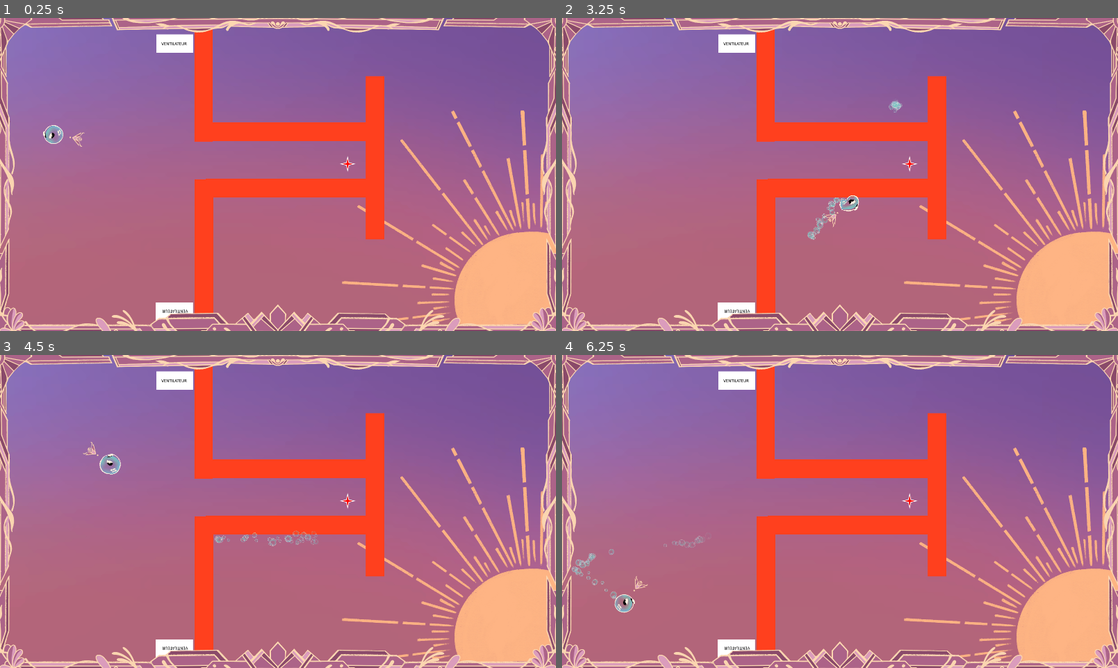
Above: before the commit, frames 1-4 (two rows, left to right).
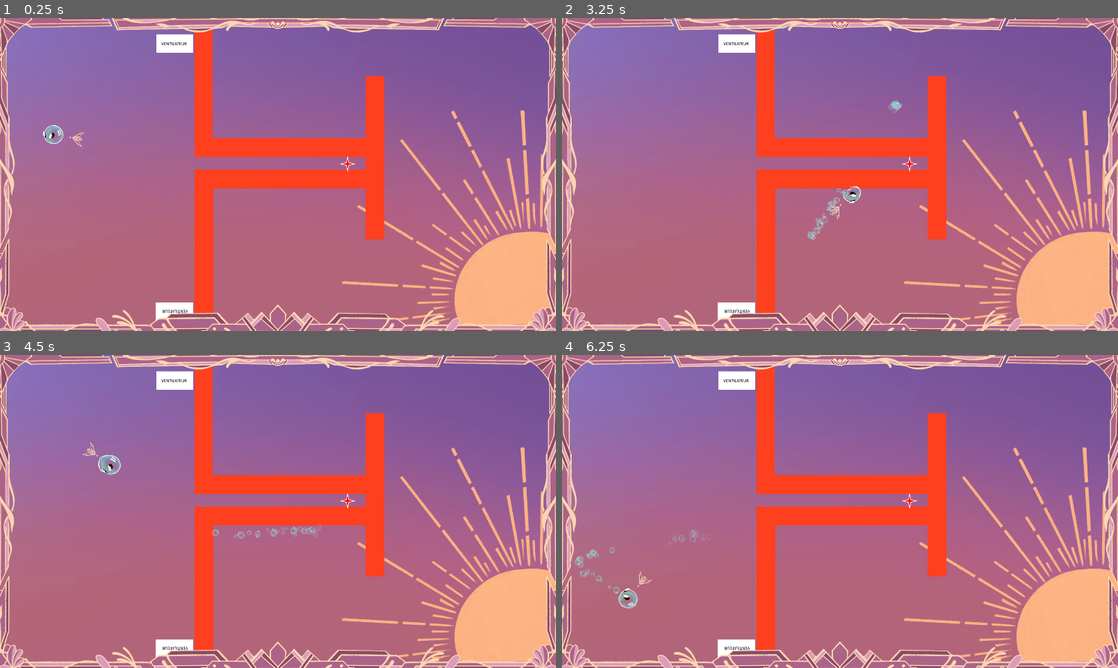
Above: after the commit, the same moments.

Repository: davifarhi/GGJ25-CrashSim-Untitled
Game: Godot game, scene res://scenes/TestsLDXav1-WindSqueeze.tscn
Same seed, same stepped clock (60 frames per second), same inputs: the game is played once before the commit and once after it. This scene is started directly instead of the project's main scene.
Inputs (mouse positions are in pixels of both pictures, inside the frame that each line leads up to):
- Up to frame 1 (0.25 s): no input
- Up to frame 2 (3.25 s): tap Enter at 0.5 s; move the mouse to (962, 158) at 0.52 s; click (962, 158) at 0.6 s; move the mouse to (728, 190) at 1.27 s; click (728, 190) at 1.35 s; move the mouse to (895, 105) at 2.02 s; hold Delete 2.03-2.78 s; click (895, 105) at 2.3 s; move the mouse to (812, 237) at 2.77 s; click (812, 237) at 2.85 s
- Up to frame 3 (4.5 s): move the mouse to (444, 558) at 3.52 s; click (444, 558) at 3.6 s; move the mouse to (111, 464) at 4.27 s; tap Delete at 4.35 s
- Up to frame 4 (6.25 s): click (673, 464) at 4.55 s; move the mouse to (867, 511) at 5.02 s; click (867, 511) at 5.1 s; move the mouse to (756, 433) at 5.77 s; click (756, 433) at 5.85 s

The runs differ from the first frame. In frame 1, 4.7% of the frame differs, in the area x 35-66%, y 33-58%; in frame 2, 4.8%; in frame 3, 5.0%; in frame 4, 5.3%, in the area x 1-66%, y 33-83%.

Commit message:
Test bumper corridor + actual squeeze between walls

Diff:
--- a/ggj-crashsim-untilted/scenes/TestsLDXav1-WindSqueeze.tscn
+++ b/ggj-crashsim-untilted/scenes/TestsLDXav1-WindSqueeze.tscn
@@ -70,9 +70,9 @@
 texture = ExtResource("5_jj7u4")
 
 [node name="StaticWall4" type="StaticBody2D" parent="Obstacle"]
-position = Vector2(1009, 393)
+position = Vector2(976, 447)
 rotation = 1.5708
-scale = Vector2(1, 8.8)
+scale = Vector2(1, 9.48)
 
 [node name="CollisionShape2D" type="CollisionShape2D" parent="Obstacle/StaticWall4"]
 position = Vector2(-2, -0.5)
@@ -82,6 +82,8 @@
 texture = ExtResource("5_jj7u4")
 
 [node name="StaticWall5" parent="Obstacle" instance=ExtResource("5_dgdoj")]
+position = Vector2(975, 556)
+scale = Vector2(1, 9.48)
 
 [node name="Spikes4" parent="Obstacle" instance=ExtResource("6_hddq3")]
 position = Vector2(1201, 504)
--- /dev/null
+++ b/ggj-crashsim-untilted/scenes/TestsLDXav4-BumperCorridor.tscn
@@ -0,0 +1,93 @@
+[gd_scene load_steps=4 format=3 uid="uid://dd3w6iejy6shw"]
+
+[ext_resource type="PackedScene" uid="uid://bqtpxlro4lj3d" path="res://scenes/obstacles/level_decoration.tscn" id="1_7k1pq"]
+[ext_resource type="PackedScene" uid="uid://wakg8ukvu4bk" path="res://scenes/obstacles/round_bumper.tscn" id="3_tmmq1"]
+[ext_resource type="PackedScene" uid="uid://b6j1f4wg7fctp" path="res://scenes/Boubou.tscn" id="8_8dqx5"]
+
+[node name="Node2D" type="Node2D"]
+
+[node name="LevelDecoration" parent="." instance=ExtResource("1_7k1pq")]
+
+[node name="Obstacle" type="Node2D" parent="."]
+
+[node name="Boubou" parent="." instance=ExtResource("8_8dqx5")]
+position = Vector2(126, 178)
+rotation = 0.261799
+bounceDecay = 10.0
+
+[node name="RoundBumper" parent="." instance=ExtResource("3_tmmq1")]
+position = Vector2(593, 322)
+
+[node name="RoundBumper2" parent="." instance=ExtResource("3_tmmq1")]
+position = Vector2(696, 270)
+
+[node name="RoundBumper3" parent="." instance=ExtResource("3_tmmq1")]
+position = Vector2(796, 218)
+
+[node name="RoundBumper4" parent="." instance=ExtResource("3_tmmq1")]
+position = Vector2(902, 178)
+
+[node name="RoundBumper5" parent="." instance=ExtResource("3_tmmq1")]
+position = Vector2(1019, 165)
+
+[node name="RoundBumper6" parent="." instance=ExtResource("3_tmmq1")]
+position = Vector2(1127, 200)
+
+[node name="RoundBumper7" parent="." instance=ExtResource("3_tmmq1")]
+position = Vector2(1217, 271)
+
+[node name="RoundBumper8" parent="." instance=ExtResource("3_tmmq1")]
+position = Vector2(1290, 373)
+
+[node name="RoundBumper9" parent="." instance=ExtResource("3_tmmq1")]
+position = Vector2(1346, 470)
+
+[node name="RoundBumper10" parent="." instance=ExtResource("3_tmmq1")]
+position = Vector2(1368, 578)
+
+[node name="RoundBumper11" parent="." instance=ExtResource("3_tmmq1")]
+position = Vector2(1363, 670)
+
+[node name="RoundBumper12" parent="." instance=ExtResource("3_tmmq1")]
+position = Vector2(1333, 768)
+
+[node name="RoundBumper13" parent="." instance=ExtResource("3_tmmq1")]
+position = Vector2(1081, 687)
+
+[node name="RoundBumper14" parent="." instance=ExtResource("3_tmmq1")]
+position = Vector2(1097, 598)
+
+[node name="RoundBumper15" parent="." instance=ExtResource("3_tmmq1")]
+position = Vector2(1084, 509)
+
+[node name="RoundBumper16" parent="." instance=ExtResource("3_tmmq1")]
+position = Vector2(1030, 428)
+
+[node name="RoundBumper17" parent="." instance=ExtResource("3_tmmq1")]
+position = Vector2(917, 433)
+
+[node name="RoundBumper18" parent="." instance=ExtResource("3_tmmq1")]
+position = Vector2(836, 498)
+
+[node name="RoundBumper19" parent="." instance=ExtResource("3_tmmq1")]
+position = Vector2(742, 569)
+
+[node name="RoundBumper20" parent="." instance=ExtResource("3_tmmq1")]
+position = Vector2(663, 632)
+
+[node name="RoundBumper21" parent="." instance=ExtResource("3_tmmq1")]
+position = Vector2(566, 665)
+
+[node name="RoundBumper22" parent="." instance=ExtResource("3_tmmq1")]
+position = Vector2(485, 344)
+
+[node name="RoundBumper23" parent="." instance=ExtResource("3_tmmq1")]
+position = Vector2(382, 352)
+
+[node name="RoundBumper24" parent="." instance=ExtResource("3_tmmq1")]
+position = Vector2(471, 685)
+
+[node name="RoundBumper25" parent="." instance=ExtResource("3_tmmq1")]
+position = Vector2(358, 685)
+
+[connection signal="JuiceOnInpulse" from="Boubou" to="LevelDecoration" method="_on_boubou_juice_on_inpulse"]
